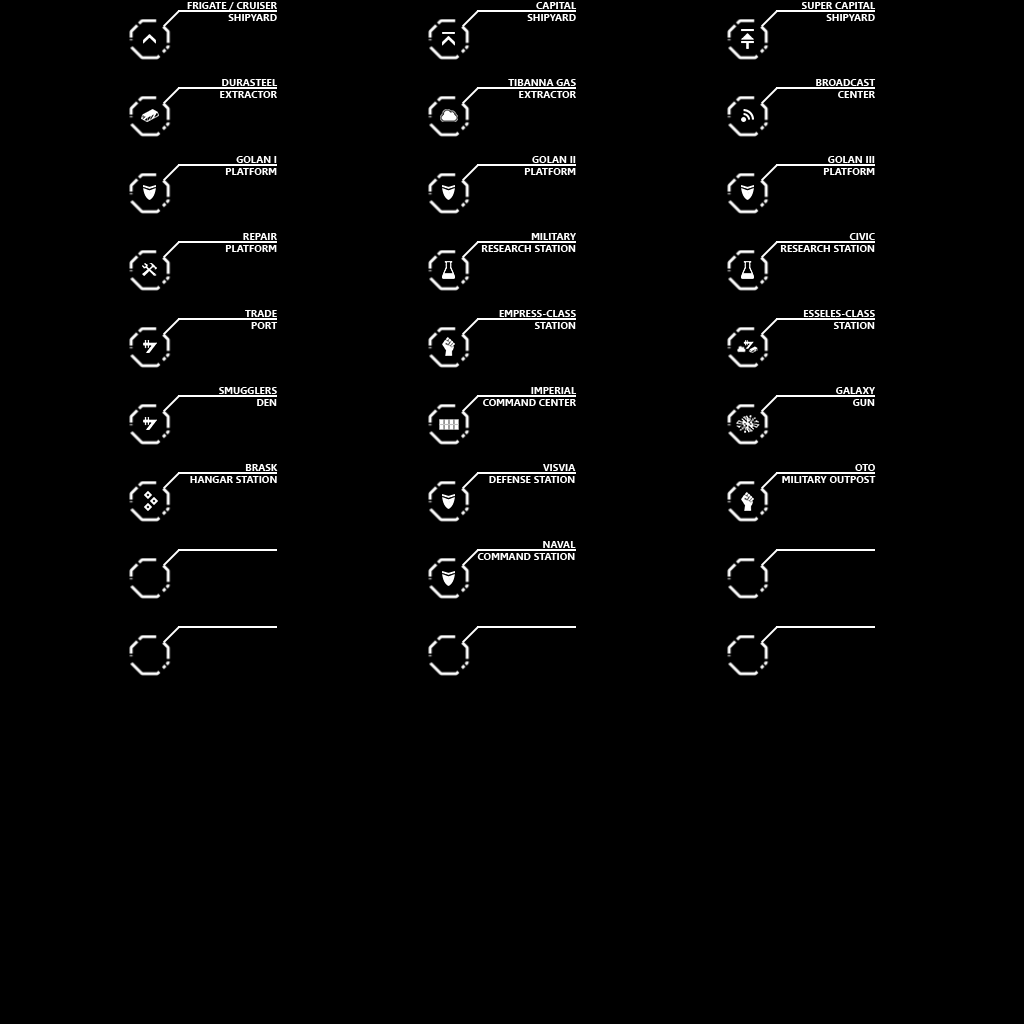
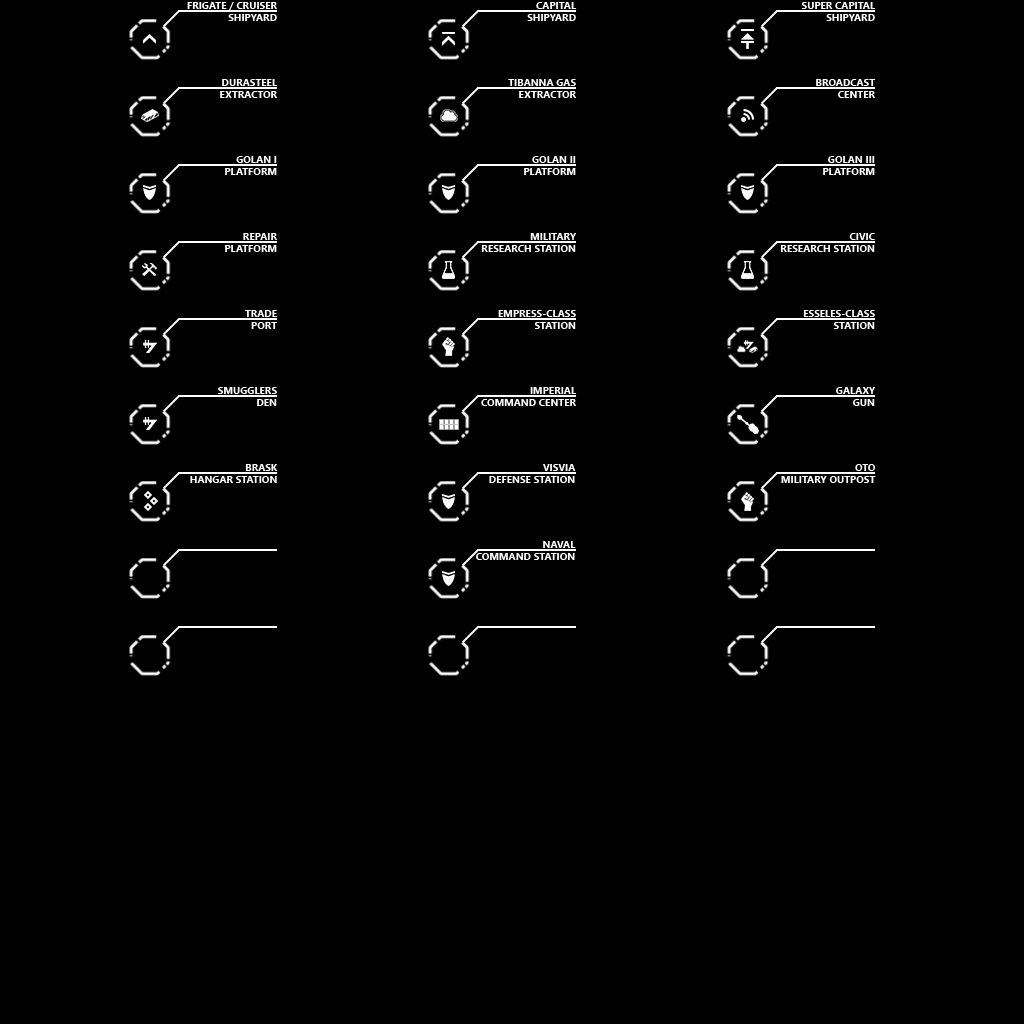
Layered file, before and after one edit (1024 × 1024). Changes by layer:
painted on "Galaxy Gun" over bbox(736, 415, 760, 434)
painted on "OTO MILITARY OUTPOST" over bbox(781, 476, 869, 483)
painted on "BRASK HANGAR STATION" over bbox(200, 464, 275, 483)
painted on "FRIGATE / CRUISER SHIPYARD" over bbox(196, 2, 277, 21)
painted on "CAPITAL SHIPYARD" over bbox(532, 4, 570, 21)
painted on "SUPER CAPITAL SHIPYARD" over bbox(803, 2, 869, 21)
painted on "DURASTEEL EXTRACTOR" over bbox(225, 79, 277, 98)
painted on "TIBANNA GAS EXTRACTOR" over bbox(524, 79, 576, 98)
painted on "BROADCAST CENTER" over bbox(826, 79, 875, 98)
painted on "GOLAN I PLATFORM" over bbox(225, 158, 275, 175)
painted on "GOLAN II PLATFORM" over bbox(524, 158, 574, 175)
painted on "GOLAN III PLATFORM" over bbox(823, 159, 873, 175)
painted on "REPAIR PLATFORM" over bbox(225, 235, 277, 252)
painted on "MILITARY RESEARCH STATION" over bbox(485, 233, 576, 252)
painted on "CIVIC RESEARCH STATION" over bbox(784, 233, 866, 252)
painted on "TRADE PORT" over bbox(255, 312, 272, 329)
painted on "EMPRESS-CLASS STATION" over bbox(498, 310, 576, 329)
painted on "ESSELES-CLASS STATION" over bbox(810, 310, 875, 329)
painted on "SMUGGLERS DEN" over bbox(218, 387, 277, 394)
painted on "IMPERIAL COMMAND CENTER" over bbox(481, 387, 576, 406)
painted on "GALAXY GUN" over bbox(844, 387, 875, 394)
painted on "NAVAL COMMAND STATION" over bbox(476, 541, 573, 560)
painted on "VISVIA DEFENSE STATION" over bbox(522, 464, 575, 480)
